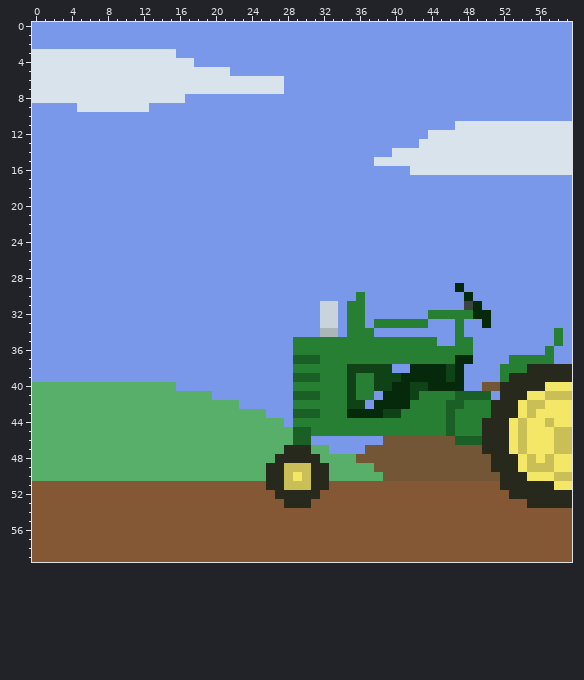
Pixel-art sprite, stored at demo/sarah/resources/images/dadTractor.png. That is the earlier state.
The file is 60x60 pixels. Colours within 5 levels of each other are drawn and written as one.
After:
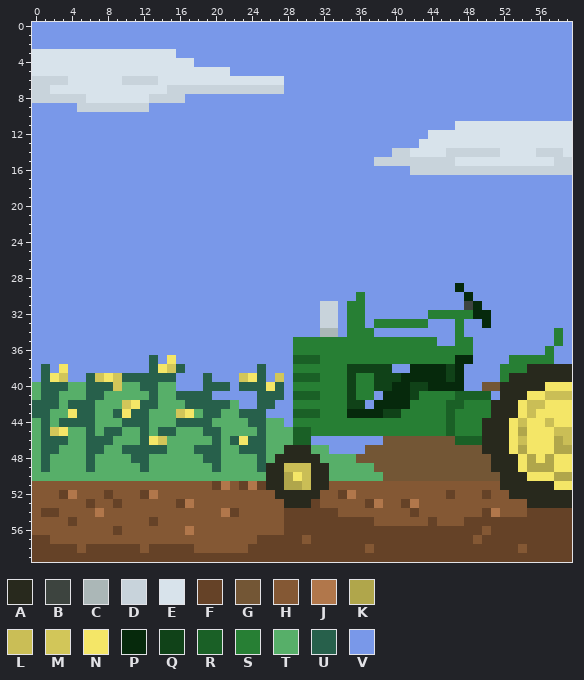
Palette (. is transparent): A #28291d  B #3d443f  C #abb7b7  D #c8d3db  E #d8e3eb  F #654227  G #735635  H #845834  J #b1774b  K #b0a64b  L #cabe56  M #d2c659  N #f4e667  P #06290c  Q #104218  R #1a6026  S #277f34  T #57af69  U #27604b  V #7998e9
Difference:
@@ x 0..29 @@
  5 EEEEEEEEEEEEEEEEEEEEEEVVVVVVVV
- 6 EEEEEEEEEEEEEEEEEEEEEEEEEEEEVV
- 7 EEEEEEEEEEEEEEEEEEEEEEEEEEEEVV
- 8 EEEEEEEEEEEEEEEEEVVVVVVVVVVVVV
- 9 VVVVVEEEEEEEEVVVVVVVVVVVVVVVVV
+ 6 DDDDEEEEEEDDDDEEEEEEEEEEEEEEVV
+ 7 DDEEEEEEEEEEEEEDDDDDDDDDDDDDVV
+ 8 DDDDDDEEEEEEEDDDDVVVVVVVVVVVVV
+ 9 VVVVVDDDDDDDDVVVVVVVVVVVVVVVVV
 10 VVVVVVVVVVVVVVVVVVVVVVVVVVVVVV
@@ x 36..59 @@
 13 VVVVVVVEEEEEEEEEEEEEEEEE
-14 VVVVEEEEEEEEEEEEEEEEEEEE
-15 VVEEEEEEEEEEEEEEEEEEEEEE
-16 VVVVVVEEEEEEEEEEEEEEEEEE
+14 VVVVDDEEEEDDDDDDEEEEDDDE
+15 VVDDDDDDDDDEEEEEEEEEEEDD
+16 VVVVVVDDDDDDDDDDDDDDDDDD
 17 VVVVVVVVVVVVVVVVVVVVVVVV
@@ x 0..59 @@
 36 VVVVVVVVVVVVVVVVVVVVVVVVVVVVVSSSSSSSSSSSSSSSSSSSSVVVVVVVVSVV
-37 VVVVVVVVVVVVVVVVVVVVVVVVVVVVVRRRSSSSSSSSSSSSSSSPPVVVVSSSSSVV
-38 VVVVVVVVVVVVVVVVVVVVVVVVVVVVVSSSSSSQQQQQVVPPPPQPVVVVSSSAAAAA
-39 VVVVVVVVVVVVVVVVVVVVVVVVVVVVVRRRSSSQSSQQQPPPPPQPVVVVSAAAAAAA
-40 TTTTTTTTTTTTTTTTVVVVVVVVVVVVVSSSSSSQSSQQPPQQPPPPVVGGAAAAANNN
-41 TTTTTTTTTTTTTTTTTTTTVVVVVVVVVRRRSSSQSSVPPPQSSSSRRRRVAAANNLLL
-42 TTTTTTTTTTTTTTTTTTTTTTTVVVVVVSSSSSSQQVPPPPSSSSRRSSSAAANLLNNN
-43 TTTTTTTTTTTTTTTTTTTTTTTTTTVVVRRRSSSPPPPQQSSSSSRSSSSAAANLNNNN
-44 TTTTTTTTTTTTTTTTTTTTTTTTTTTTVSSSSSSSSSSSSSSSSSRSSSAAANLNNLNN
-45 TTTTTTTTTTTTTTTTTTTTTTTTTTTTTRRSSSSSSSSSSSSSSSRSSSAAANLNNNLL
-46 TTTTTTTTTTTTTTTTTTTTTTTTTTTTTRRVVVVVVVVGGGGGGGGRRRAAANLNNNLL
-47 TTTTTTTTTTTTTTTTTTTTTTTTTTTTAAATTVVVVGGGGGGGGGGGGGAAANLNNNLL
-48 TTTTTTTTTTTTTTTTTTTTTTTTTTTAAAAATTTTGGGGGGGGGGGGGGGAAANLNLNN
-49 TTTTTTTTTTTTTTTTTTTTTTTTTTAALLLAATTTTTGGGGGGGGGGGGGAAANLLLNN
-50 TTTTTTTTTTTTTTTTTTTTTTTTTTAALNLAATTTTTTGGGGGGGGGGGGGAAANNNLL
-51 HHHHHHHHHHHHHHHHHHHHHHHHHHAALLLAAHHHHHHHHHHHHHHHHHHHAAAAAANN
-52 HHHHHHHHHHHHHHHHHHHHHHHHHHHAAAAAHHHHHHHHHHHHHHHHHHHHHAAAAAAA
-53 HHHHHHHHHHHHHHHHHHHHHHHHHHHHAAAHHHHHHHHHHHHHHHHHHHHHHHHAAAAA
-54 HHHHHHHHHHHHHHHHHHHHHHHHHHHHHHHHHHHHHHHHHHHHHHHHHHHHHHHHHHHH
-55 HHHHHHHHHHHHHHHHHHHHHHHHHHHHHHHHHHHHHHHHHHHHHHHHHHHHHHHHHHHH
-56 HHHHHHHHHHHHHHHHHHHHHHHHHHHHHHHHHHHHHHHHHHHHHHHHHHHHHHHHHHHH
-57 HHHHHHHHHHHHHHHHHHHHHHHHHHHHHHHHHHHHHHHHHHHHHHHHHHHHHHHHHHHH
-58 HHHHHHHHHHHHHHHHHHHHHHHHHHHHHHHHHHHHHHHHHHHHHHHHHHHHHHHHHHHH
-59 HHHHHHHHHHHHHHHHHHHHHHHHHHHHHHHHHHHHHHHHHHHHHHHHHHHHHHHHHHHH
+37 VVVVVVVVVVVVVUVNVVVVVVVVVVVVVRRRSSSSSSSSSSSSSSSPPVVVVSSSSSVV
+38 VUVNVVVVVVVVVUNMUVVVVVVVVUVVVSSSSSSQQQQQVVPPPPQPVVVVSSSAAAAA
+39 VUNMVVUMNMUUUUUUVVVUVVVMNUVMVRRRSSSQSSQQQPPPPPQPVVVVSAAAAAAA
+40 TUUUTTUUUMTTUUTTVVVUUUVUUUNUVSSSSSSQSSQQPPQQPPPPVVGGAAAAANNN
+41 TUUTTTUUTTTTTUTTUUUUVVVVVUUUVRRRSSSQSSVPPPQSSSSRRRRVAAANNLLL
+42 UUUTUUUTTTMNUUTTTUUUUUTVVUUVVSSSSSSQQVPPPPSSSSRRSSSAAANLLNNN
+43 UUTTNUUTTUNUUTTTMNTUUTTUUUVVVRRRSSSPPPPQQSSSSSRSSSSAAANLNNNN
+44 TUTUUUUTTTUUUTTTUUUUTTTTUUTTVSSSSSSSSSSSSSSSSSRSSSAAANLNNLNN
+45 TUMNTTUTUUTTUTUUTTTUUTTTTUTTTRRSSSSSSSSSSSSSSSRSSSAAANKNNNLL
+46 TUUUTTUUUTTTUNMTTTTTUTUNUUTTTRRVVVVVVVVGGGGGGGGRRRAAANLNNNKL
+47 TUUTTTUUTTUUUUUTTTUUUTTUUUTTAAATTVVVVGGGGGGGGGGGGGAAANKNNNKK
+48 TUTTTTUTTTTUUTTTTTTUUTTTTUTAAAAATTTTGGGGGGGGGGGGGGGAAANKNKNN
+49 TUTTTTUTTTTTUTTTTTTTUTTTTUAALLLAATTTTTGGGGGGGGGGGGGAAANKKKNN
+50 TTTTTTTTTTTTTTTTTTTTTTTTTTAAKNLAATTTTTTGGGGGGGGGGGGGAAANNNKK
+51 HHHHHHHHHHHHHHHHHHHHFJHFJFAAKKLAAHHHHHHHHHHHHHHHHHHHAAAAAANN
+52 HHHFJHHHFHHHFJHHHHHHHHHHHHHAAAAAHHFJHHHHHHHHHHFHHHFHHAAAAAAA
+53 HHHHHHFHHFHHHHHHFJHHHHHHHHHHAAAFHHHHHFJHHFJHHHHHHHHHHHHAAAAA
+54 HFFHHHHJHHHHHHHHHHHHHJFHHHHHFFFFFFHHHHHHHHFHHHHHHHFJHHHFFFFF
+55 HHHHFHHHHHHHHFHHHHHHHHHHHHHHFFFFFFFFFFHHHHHHFHHHFFFFFFFFFFFF
+56 HHHHHHHHHFHHHHHHHJHHHHHHHHHHFFFFFFFFFFFFFFFFFFFFFFHFFFFFFFFF
+57 FFHHHHHHHHHHHHHHHHHHHHHHHFFFFFHFFFFFFFFFFFFFFFFFFHFFFFFFFFFF
+58 FFFFFHFFFFFFHFFFFFHHHHHHFFFFFFFFFFFFFHFFFFFFFFFFFFFFFFHFFFFF
+59 FFFFFFFFFFFFFFFFFFFFFFFFFFFFFFFFFFFFFFFFFFFFFFFFFFFFFFFFFFFF
Changed places in both pictures, as pixel boxes (x1, y1, x2, y2):
changed: (32, 76, 284, 112)
changed: (374, 148, 572, 175)
changed: (32, 355, 572, 562)
